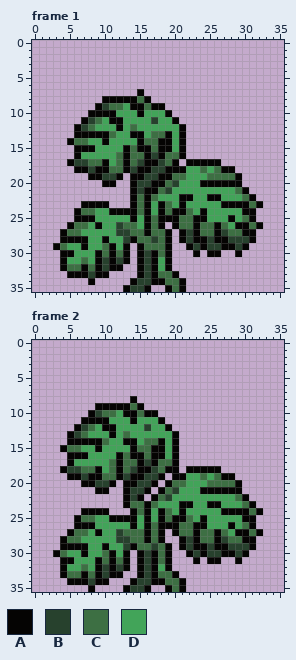
Two versions of one pixel-art file, sprites/aseprite/monstera.aseprite. The picture above is the old version.
36x36 pixels, 2 frames. Shown: frame 1, frame 2.
Palette (. is transparent): A #050403  B #27412d  C #3d6f43  D #42a459
After:
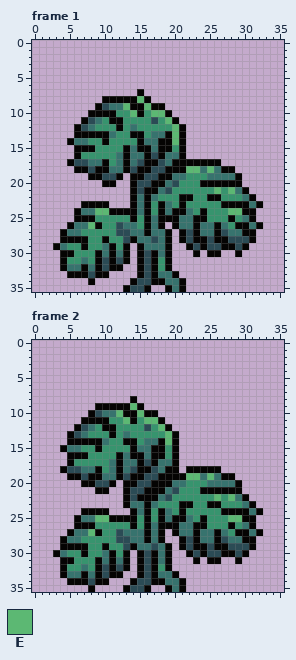
Colours new in this view: E #5cb873
Changes in this commit:
Colour B changes from #27412d to #2b4b55.
Colour C changes from #3d6f43 to #37736e.
Colour D changes from #42a459 to #37946e.
Frame 1, layer "Layer 1":
The author put colour A in row 17 at x 21.
Colour C becomes colour E in row 8 at x 15; in row 9 at x 16.
Colour D becomes colour E in row 9 at x 13; in row 10 at x 14 and 17 to 18; in row 11 at x 19; in rows 12 to 14 at x 20; in row 18 at x 22 to 23 and 25; in row 21 at x 26 and 28.
Colour D becomes colour E in row 24 at x 9 to 10 and 28 to 29; in row 26 at x 8.
Frame 2, layer "Layer 1":
The author put colour A in row 19 at x 19; in row 20 at x 18; in row 21 at x 17; in row 22 at x 16.
Colour C becomes colour E in row 9 at x 14; in row 10 at x 15.
Colour D becomes colour E in row 10 at x 12; in row 11 at x 13 and 16 to 17; in row 12 at x 18; in rows 13 to 14 at x 19; in row 19 at x 22 to 23 and 25; in row 22 at x 26 and 28.
Colour D becomes colour E in row 25 at x 9 to 10 and 28 to 29; in row 27 at x 8.
